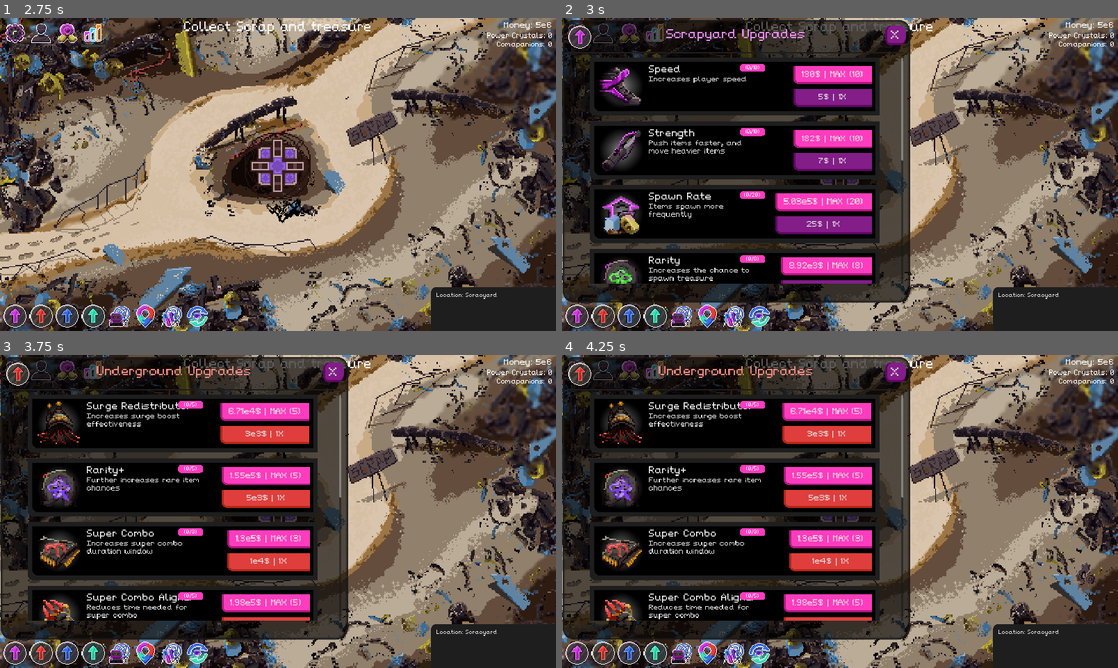
Above: before the commit, frames 1-4 (two rows, left to right).
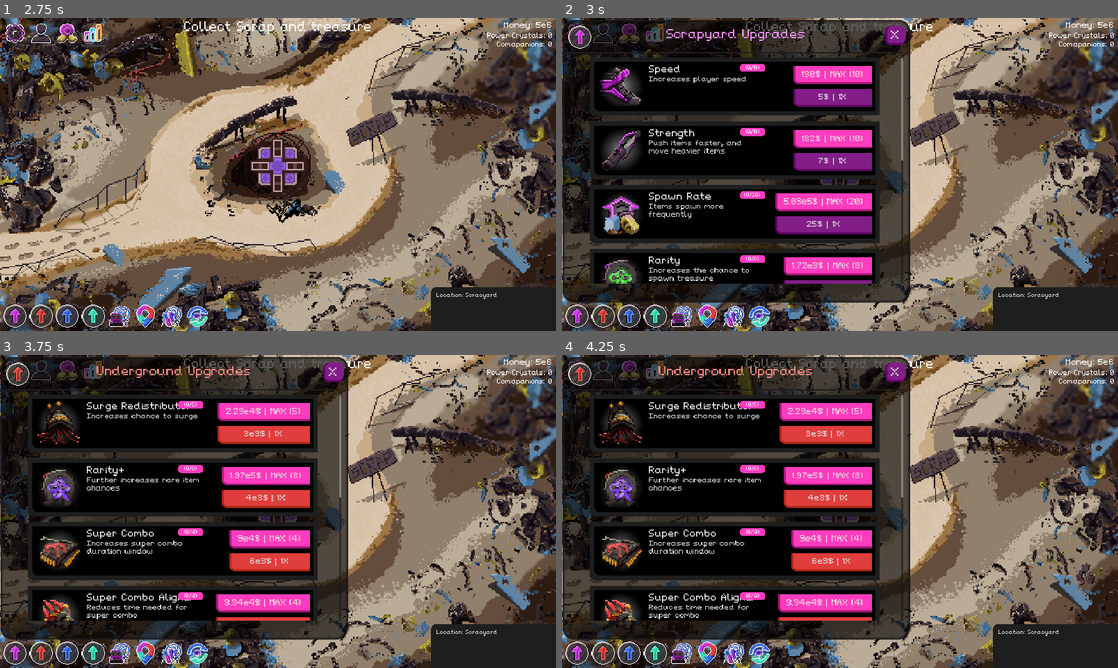
Above: after the commit, the same moments.

Repository: NathanHeaton/Robo-revolution
Game: Godot game, scene res://Main/main.tscn
Same seed, same stepped clock (60 frames per second), same inputs: the game is played once before the commit and once after it.
Inputs (mouse positions are in pixels of both pictures, inside the frame that each line leads up to):
- Up to frame 1 (2.75 s): click (38, 33) at 0.5 s; click (66, 33) at 1.25 s; click (94, 33) at 2 s
- Up to frame 2 (3 s): click (578, 315) at 2.75 s
- Up to frame 3 (3.75 s): click (38, 652) at 3.5 s
- Up to frame 4 (4.25 s): no input

Frame 1 is identical in both runs. In frame 2, less than 0.1% of the frame differs, in the area x 39-52%, y 76-85%; in frame 3, 1.0%, in the area x 15-56%, y 15-85%; in frame 4, 1.0%.

Commit message:
adjusted upgrades cost levels and scaling

Diff:
--- a/robo-revolution/Globals/upgrade_data.gd
+++ b/robo-revolution/Globals/upgrade_data.gd
@@ -53,7 +53,7 @@
 			"max_level": 8,
 			"base_cost": 35,
 			"cost": 35,
-			"cost_scaling": 2.0,
+			"cost_scaling": 1.5,
 			"type": "stat",
 			"first_upgrade": true,
 			"first_description": "Allow items of higher rarity to spawn",
@@ -125,21 +125,21 @@
 			"max_level": 5,
 			"base_cost": 3000,
 			"cost": 3000,
-			"cost_scaling": 1.8,
+			"cost_scaling": 1.2,
 			"type": "custom",
 			"first_upgrade": true,
 			"first_description": "Chance to boost earnings and player speed during power surges",
-			"description": "Increases surge boost effectiveness",
+			"description": "Increases chance to surge",
 			"sprite_position": Vector2(0,2),
 		},
 		"Rarity+": {
 			"id": 9,
 			"name": "Rarity+",
 			"level": 0,
-			"max_level": 5,
-			"base_cost": 5000,
-			"cost": 5000,
-			"cost_scaling": 2.0,
+			"max_level": 8,
+			"base_cost": 4000,
+			"cost": 4000,
+			"cost_scaling": 1.5,
 			"type": "custom",
 			"first_upgrade": true,
 			"first_description": "Allows even rarer items to spawn",
@@ -150,10 +150,10 @@
 			"id": 10,
 			"name": "Super Combo",
 			"level": 0,
-			"max_level": 3,
-			"base_cost": 10000,
-			"cost": 10000,
-			"cost_scaling": 3.0,
+			"max_level": 4,
+			"base_cost": 6000,
+			"cost": 6000,
+			"cost_scaling": 2.0,
 			"type": "custom",
 			"first_upgrade": true,
 			"first_description": "Enables 10X boost for extended combos",
@@ -164,9 +164,9 @@
 			"id": 11,
 			"name": "Super Combo Aligner",
 			"level": 0,
-			"max_level": 5,
-			"base_cost": 7500,
-			"cost": 7500,
+			"max_level": 4,
+			"base_cost": 2500,
+			"cost": 2500,
 			"cost_scaling": 1.9,
 			"type": "stat",
 			"first_upgrade": false,
@@ -192,10 +192,10 @@
 			"id": 13,
 			"name": "Surge Chances",
 			"level": 0,
-			"max_level": 5,
-			"base_cost": 6000,
-			"cost": 6000,
-			"cost_scaling": 1.7,
+			"max_level": 10,
+			"base_cost": 1000,
+			"cost": 1000,
+			"cost_scaling": 1.3,
 			"type": "stat",
 			"first_upgrade": false,
 			"first_description": "",
@@ -206,27 +206,27 @@
 			"id": 14,
 			"name": "Companion",
 			"level": 0,
-			"max_level": 1,
-			"base_cost": 20000,
-			"cost": 20000,
-			"cost_scaling": 1.0,
-			"type": "custom",
-			"first_upgrade": true,
-			"first_description": "Deploys an automatic item-pushing companion",
-			"description": "",
+			"max_level": 6,
+			"base_cost": 15000,
+			"cost": 15000,
+			"cost_scaling": 5.0,
+			"type": "custom",
+			"first_upgrade": false,
+			"first_description": "",
+			"description": "gain a companion to help push scrap",
 			"sprite_position": Vector2(2,3),
 		},
 		"Refinement": {
 			"id": 15,
 			"name": "Refinement",
 			"level": 0,
-			"max_level": 10,
-			"base_cost": 25000,
-			"cost": 25000,
-			"cost_scaling": 2.2,
-			"type": "stat",
-			"first_upgrade": true,
-			"first_description": "Trash items give 1% income boost (max 1000%)",
+			"max_level": 30,
+			"base_cost": 2000,
+			"cost": 2000,
+			"cost_scaling": 1.8,
+			"type": "stat",
+			"first_upgrade": true,
+			"first_description": "Trash items give 1% income boost (max 500%)",
 			"description": "Increases max boost cap by 100% per level",
 			"sprite_position": Vector2(3,3),
 		},
@@ -236,10 +236,10 @@
 			"id": 16,
 			"name": "Rarity++",
 			"level": 0,
-			"max_level": 5,
+			"max_level": 8,
 			"base_cost": 30000,
 			"cost": 30000,
-			"cost_scaling": 2.5,
+			"cost_scaling": 1.5,
 			"type": "custom",
 			"first_upgrade": true,
 			"first_description": "Spawns ultra-rare items with increased value",
@@ -250,9 +250,9 @@
 			"id": 17,
 			"name": "Companion Upgrades",
 			"level": 0,
-			"max_level": 10,
-			"base_cost": 15000,
-			"cost": 15000,
+			"max_level": 1,
+			"base_cost": 25000,
+			"cost": 25000,
 			"cost_scaling": 1.5,
 			"type": "stat",
 			"first_upgrade": true,
@@ -264,14 +264,14 @@
 			"id": 20,
 			"name": "Water Proof",
 			"level": 0,
-			"max_level": 1,
+			"max_level": 4,
 			"base_cost": 40000,
 			"cost": 40000,
 			"cost_scaling": 1.0,
 			"type": "custom",
 			"first_upgrade": true,
 			"first_description": "Enables unlimited underwater operation",
-			"description": "Enables unlimited underwater operation",
+			"description": "Enables unlimited underwater operation, and increase health",
 			"sprite_position": Vector2(2,4),
 		},
 		"Prestige": {
@@ -279,13 +279,13 @@
 			"name": "Prestige",
 			"level": 0,
 			"max_level": 1,
-			"base_cost": 100000,
-			"cost": 100000,
+			"base_cost": 10000,
+			"cost": 10000,
 			"cost_scaling": 1.0,
 			"type": "custom",
 			"first_upgrade": true,
 			"first_description": "Resets progress for power crystals",
-			"description": "Resets progress for power crystals",
+			"description": "Resets progress for power crystals, unlocks power crystal shop",
 			"sprite_position": Vector2(3,4),
 		},
 		"SeaDrill": {
@@ -293,8 +293,8 @@
 			"name": "Sea Drill",
 			"level": 0,
 			"max_level": 20,
-			"base_cost": 25000,
-			"cost": 25000,
+			"base_cost": 5000,
+			"cost": 5000,
 			"cost_scaling": 1.4,
 			"type": "stat",
 			"first_upgrade": true,
@@ -312,8 +312,8 @@
 			"cost_scaling": 1.7,
 			"type": "stat",
 			"first_upgrade": true,
-			"first_description": "Drill occasionally spawns loot items",
-			"description": "Increases burst item quantity",
+			"first_description": "chance to for drills to burst with scrap and treasure",
+			"description": "drill burst gives more scrap, of higher rarity",
 			"sprite_position": Vector2(1,5),
 		},
 	},
@@ -322,10 +322,10 @@
 			"id": 24,
 			"name": "Rarity+++",
 			"level": 0,
-			"max_level": 5,
+			"max_level": 8,
 			"base_cost": 50000,
 			"cost": 50000,
-			"cost_scaling": 3.0,
+			"cost_scaling": 1.5,
 			"type": "custom",
 			"first_upgrade": true,
 			"first_description": "Spawns alien artifacts with massive value",
